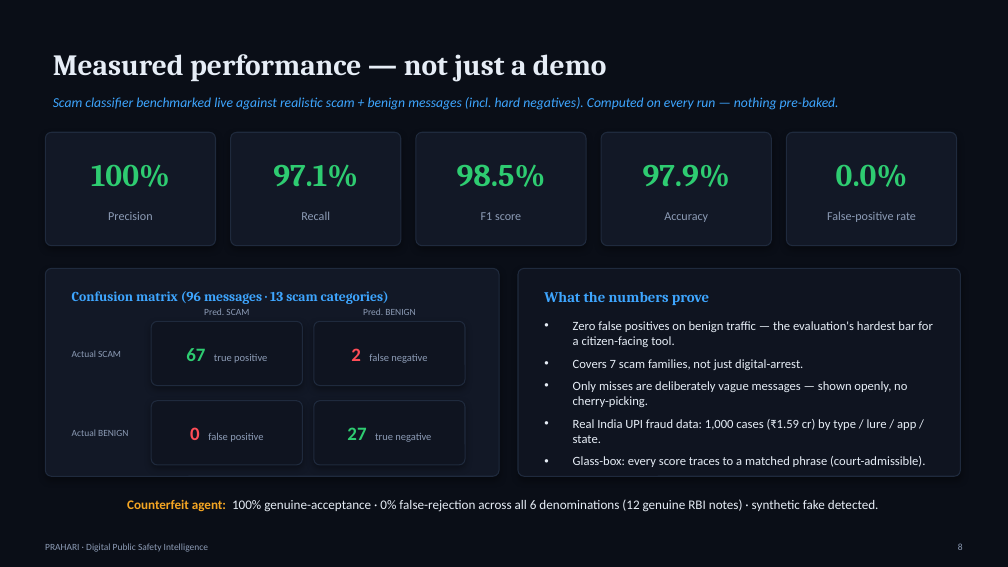
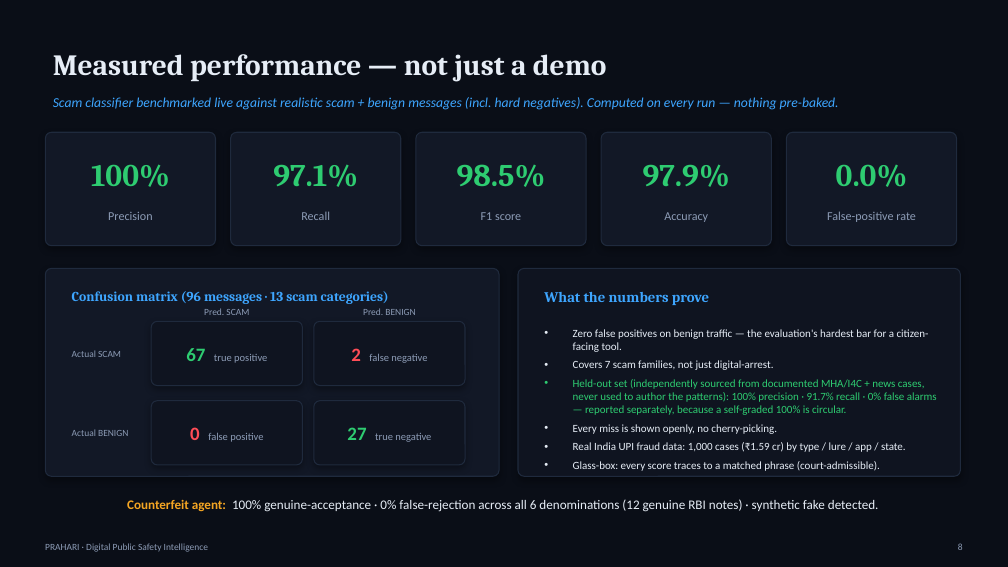
Before and after one commit to Ravianshu19/AI-for-Digital-Public-Safety, a slide deck: slide 8 of docs/Prahari_Pitch_Deck.pptx. Drawn at 1008x567 pixels with LibreOffice and Linux fonts; fonts in the diff are those of the drawing. Boxes give left, top, right and bottom in pixels: in the first picture for what was removed or moved away, otherwise in the second. Text is boxed around its words. In the diff, an @@ line names an element or a change of style, - is before the commit and + after.

```diff
--- a/docs/Prahari_Pitch_Deck.pptx
+++ b/docs/Prahari_Pitch_Deck.pptx
@@ text at bbox=[573, 329, 929, 471]: size 12 to 10.5 pt in "Zero false positives on benign traffic — ...", "Covers 7 scam families, not just digital-arrest.", "Real India UPI fraud data: 1,000 cases ...", "Glass-box: every score traces to a matched ..."; less space between paragraphs @@
@@ text at bbox=[573, 379, 937, 434]: text changed; size 12 to 10.5 pt; text colour #E6EDF6 to #2ECC71 @@
-• Only misses are deliberately vague messages — shown openly, no cherry-picking.
+• Held-out set (independently sourced from documented MHA/I4C + news cases, never used to author the patterns): 100% precision · 91.7% recall · 0% false alarms — reported separately, because a self-graded 100% is circular.
+• Every miss is shown openly, no cherry-picking.
```
Also in this commit, not shown: 4 other slides changed, 4 slides added, 1 other file.
